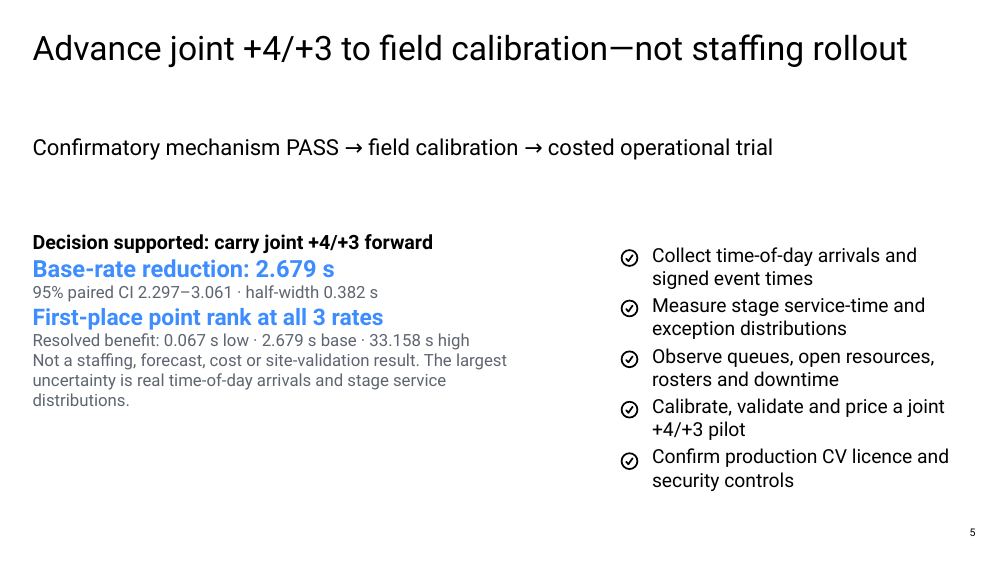
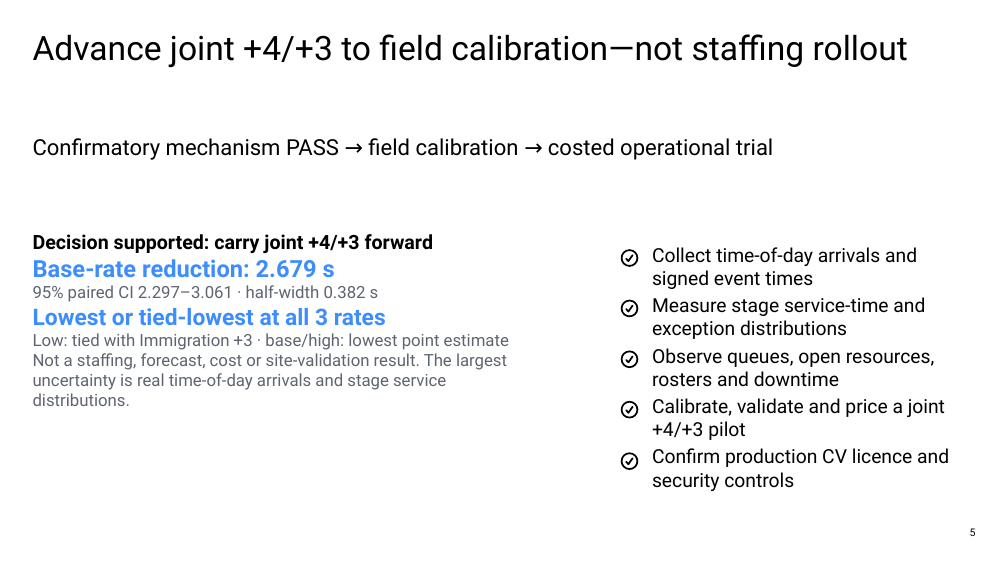
Before and after one commit to wangyu211/htx-checkpoint-simulation, a slide deck: slide 5 of slides/HTX_Task4_Operational_Insights.pptx. Drawn at 1008x567 pixels with LibreOffice and Linux fonts; fonts in the diff are those of the drawing. Boxes give left, top, right and bottom in pixels: in the first picture for what was removed or moved away, otherwise in the second. Text is boxed around its words. In the diff, an @@ line names an element or a change of style, - is before the commit and + after.

```diff
--- a/slides/HTX_Task4_Operational_Insights.pptx
+++ b/slides/HTX_Task4_Operational_Insights.pptx
@@ text at [33,308,509,350]: text changed @@
-First-place point rank at all 3 rates
-Resolved benefit: 0.067 s low · 2.679 s base · 33.158 s high
+Lowest or tied-lowest at all 3 rates
+Low: tied with Immigration +3 · base/high: lowest point estimate
```
Also in this commit, not shown: 1 other slide changed, 13 other files.
